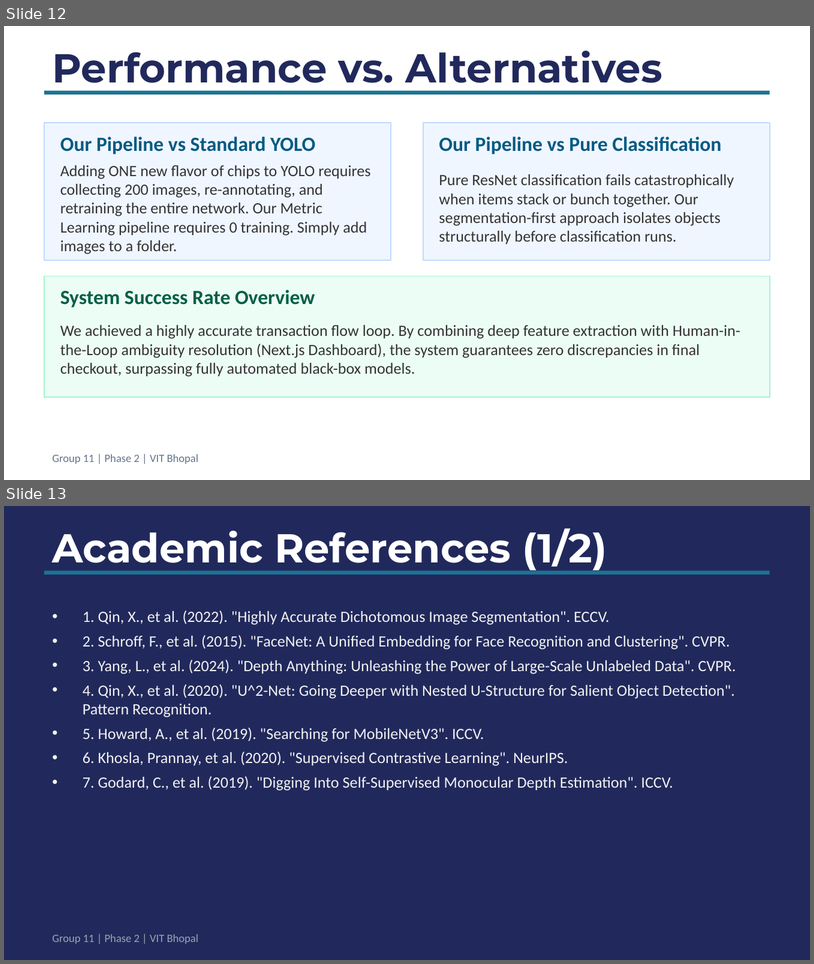
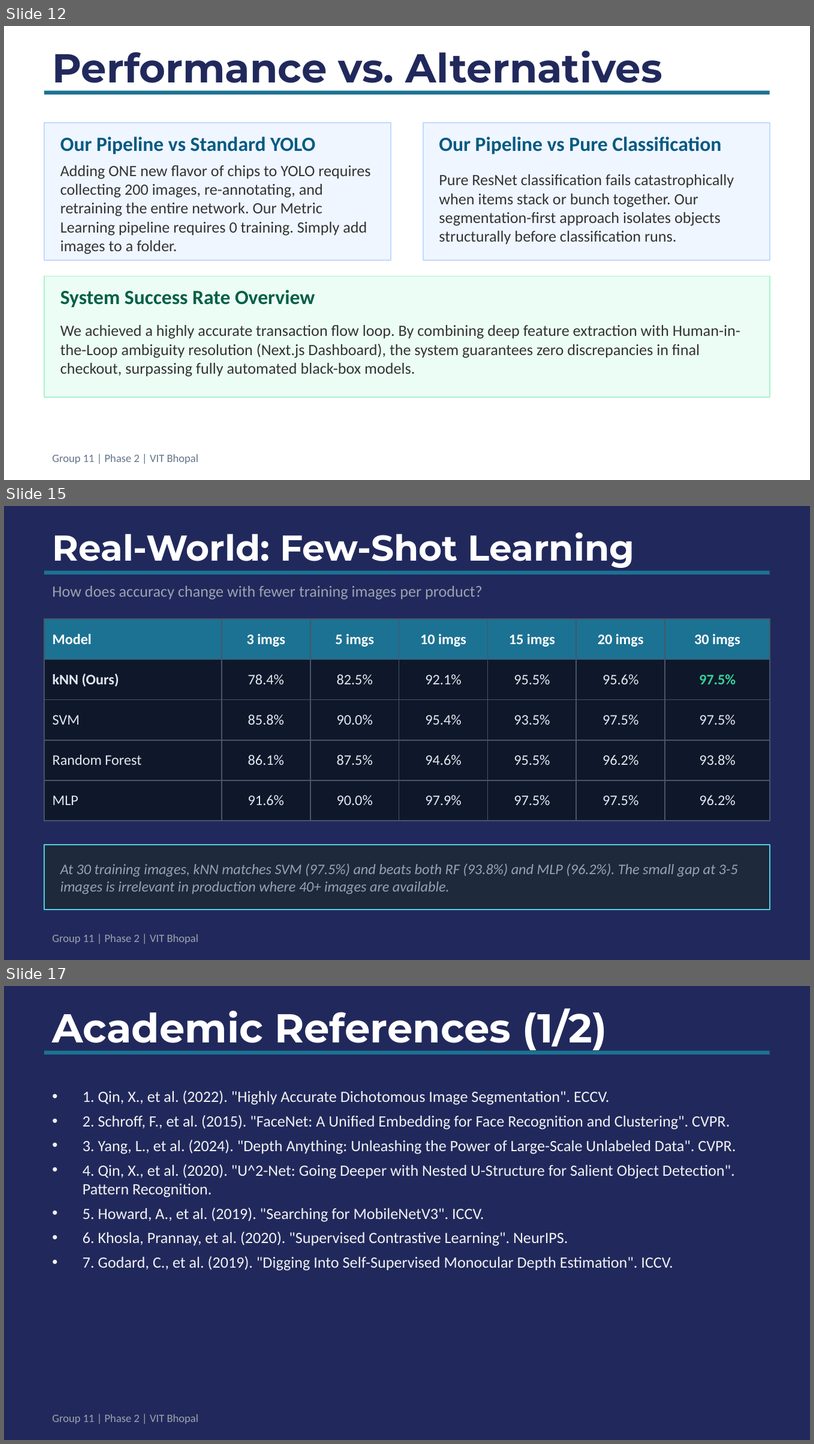
Before and after one commit to AdityaRaj717/Automated-Retail-Checkout, a slide deck: arc-project/Retail_Checkout_Phase2_Presentation.pptx. Shown one above the other, each under a label of ours: slides 12 and 13 before the commit, slides 12, 15 and 17 after it; the slides between them are not shown. The pictures are 814x964 and 814x1444 pixels, drawn with LibreOffice and Linux fonts; fonts in the diff are those of the drawing. Boxes give left, top, right and bottom in pixels: in the first picture for what was removed or moved away, otherwise in the second. Text is boxed around its words. In the diff, an @@ line names an element or a change of style, - is before the commit and + after.

```diff
--- a/arc-project/Retail_Checkout_Phase2_Presentation.pptx
+++ b/arc-project/Retail_Checkout_Phase2_Presentation.pptx
@@ slide 15 added at <box>4,506,810,960</box>, background #21295C; not listed: 2 template elements that a slide beside it also shows @@
@@ text added at <box>52,532,635,568</box>, 32 pt, text #FFFFFF, bold @@
+Real-World: Few-Shot Learning
@@ text added at <box>52,586,483,600</box>, 14 pt, text #9CA3AF @@
+How does accuracy change with fewer training images per product?
@@ table added at <box>44,619,770,820</box>, 5 rows, 7 columns @@
+Model | 3 imgs | 5 imgs | 10 imgs | 15 imgs | 20 imgs | 30 imgs
+kNN (Ours) | 78.4% | 82.5% | 92.1% | 95.5% | 95.6% | 97.5%
+SVM | 85.8% | 90.0% | 95.4% | 93.5% | 97.5% | 97.5%
+Random Forest | 86.1% | 87.5% | 94.6% | 95.5% | 96.2% | 93.8%
+MLP | 91.6% | 90.0% | 97.9% | 97.5% | 97.5% | 96.2%
@@ rectangle added at <box>44,844,770,909</box>, fill #1E293B, outline #4DD0E1 1 pt @@
@@ text added at <box>60,863,738,894</box>, 13 pt, text #94A3B8, italic @@
+At 30 training images, kNN matches SVM (97.5%) and beats both RF (93.8%) and MLP (96.2%). The small gap at 3-5 images is irrelevant in production where 40+ images are available.
@@ what was slide 13 is now slide 17 @@
```
Also in this commit, not shown: 4 other slides added, 1 slide removed, 1 other file.
